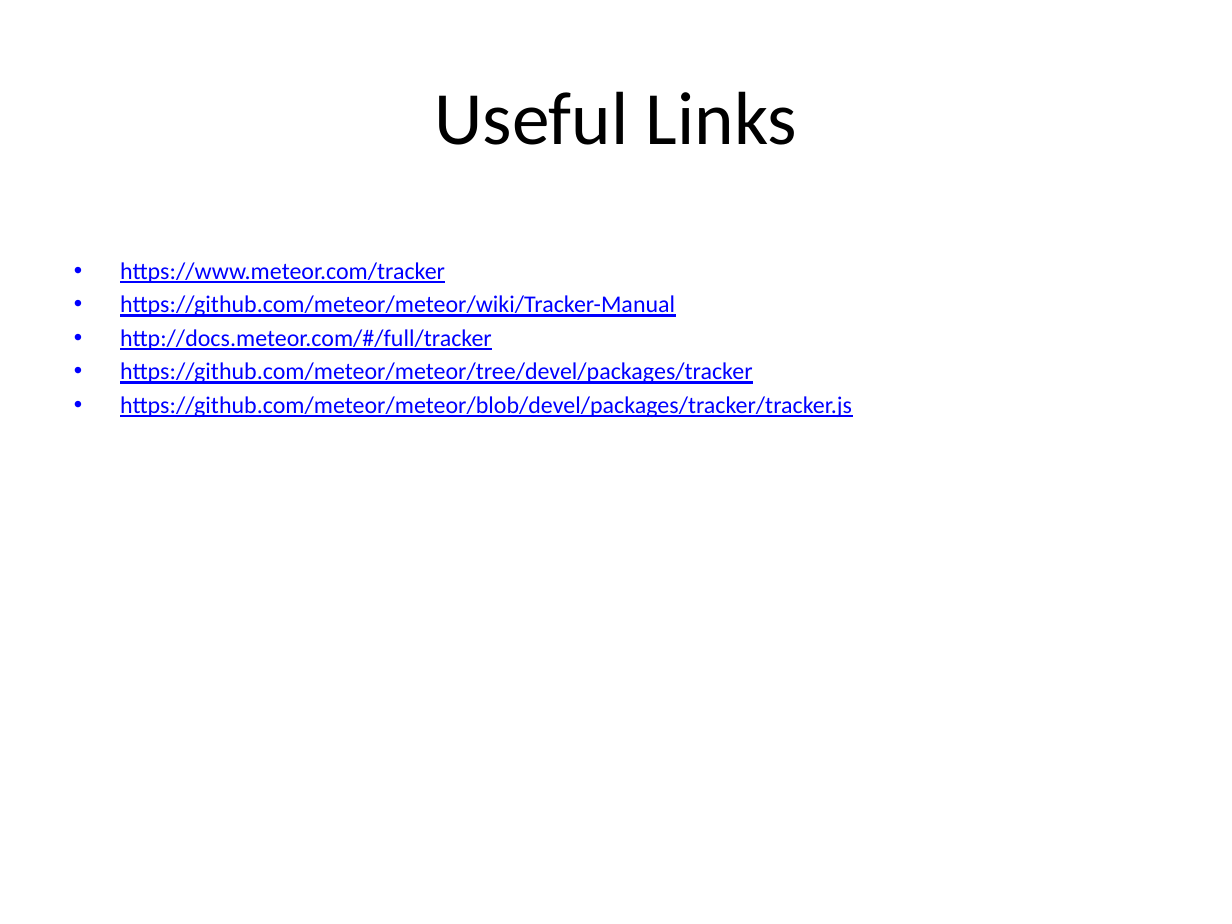
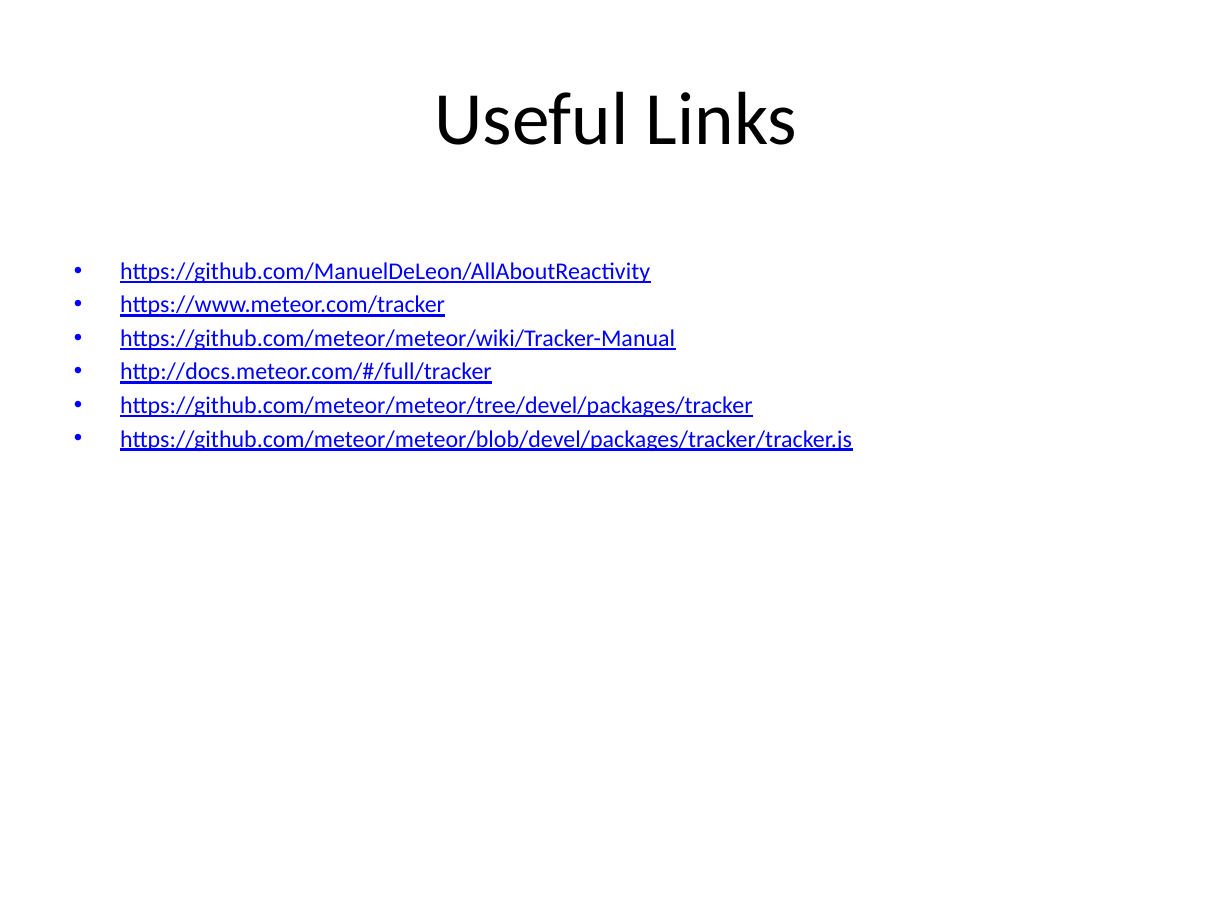
Before and after one commit to ManuelDeLeon/AllAboutReactivity, a slide deck: slide 2 of public/AllAboutReactivity.pptx. Drawn at 1232x924 pixels with LibreOffice and Linux fonts; fonts in the diff are those of the drawing. Boxes give left, top, right and bottom in pixels: in the first picture for what was removed or moved away, otherwise in the second. Text is boxed around its words. In the diff, an @@ line names an element or a change of style, - is before the commit and + after.

Commit message:
add link to repo

```diff
--- a/public/AllAboutReactivity.pptx
+++ b/public/AllAboutReactivity.pptx
@@ text at box(120, 262, 650, 283): paragraph added @@
+• https://github.com/ManuelDeLeon/AllAboutReactivity
```
